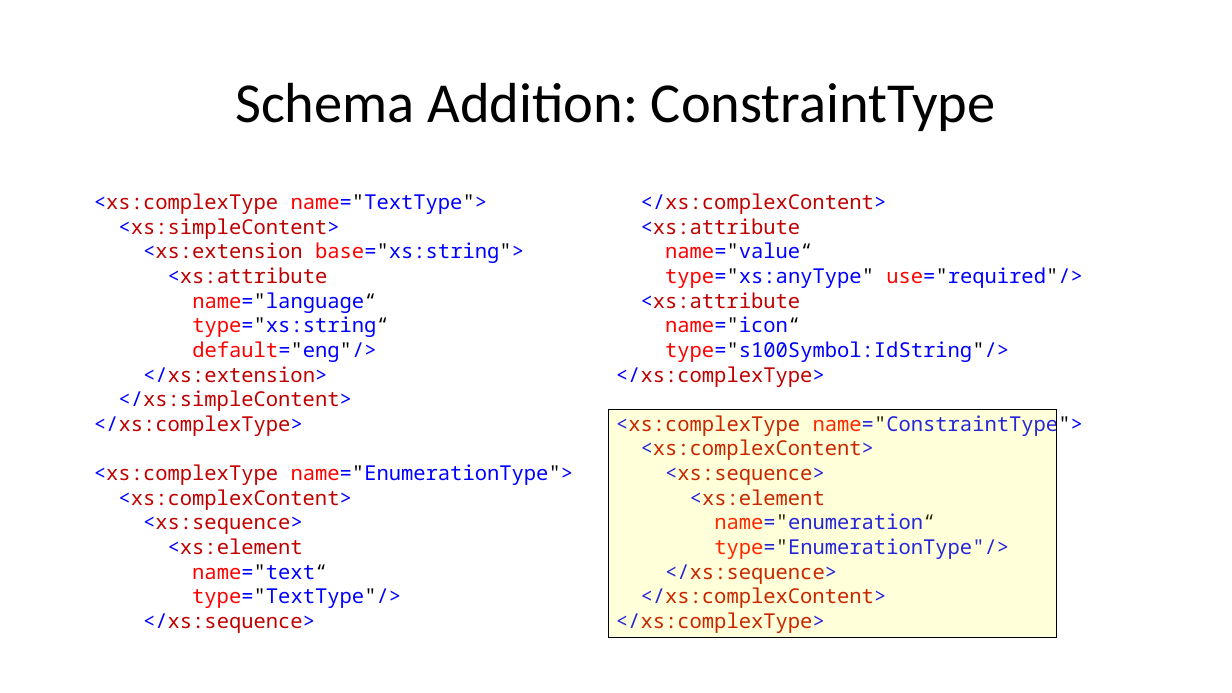
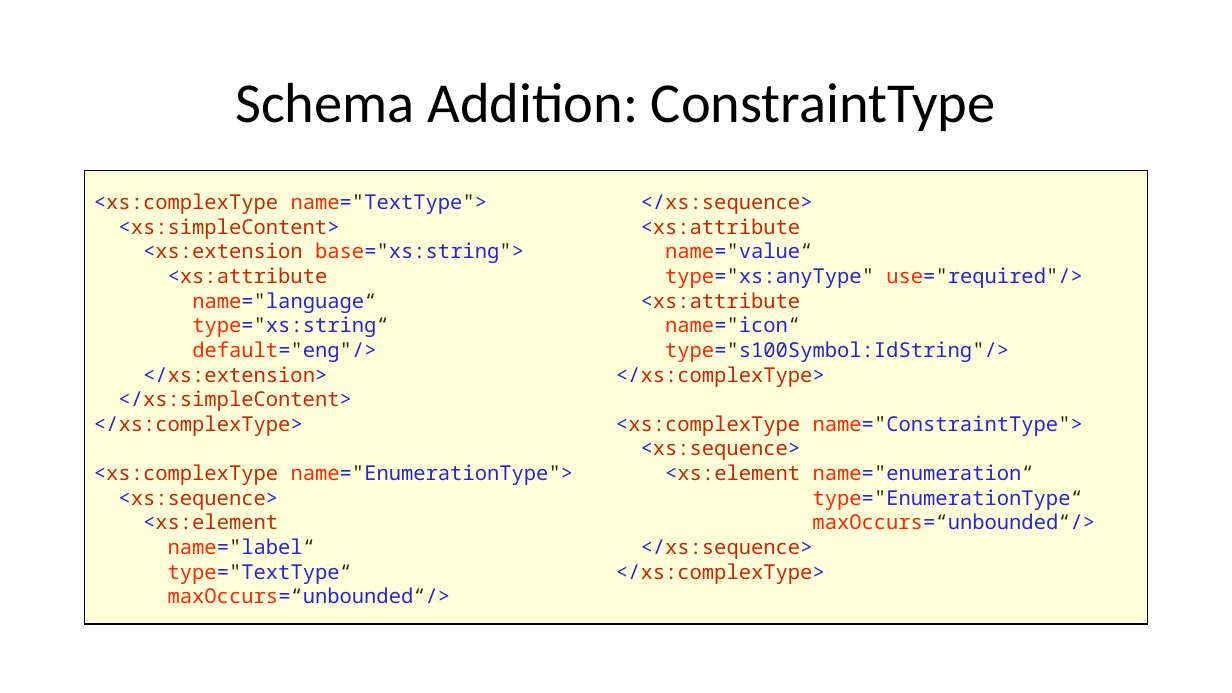
Before and after one commit to IHO-S100WG/TSM8, a slide deck: slide 22 of 6.7 Validation of Portrayal Input/Validation of Portrayal Inputs.pptx. Drawn at 1232x693 pixels with LibreOffice and Linux fonts; fonts in the diff are those of the drawing. Boxes give left, top, right and bottom in pixels: in the first picture for what was removed or moved away, otherwise in the second. Text is boxed around its words. In the diff, an @@ line names an element or a change of style, - is before the commit and + after.

```diff
--- a/6.7 Validation of Portrayal Input/Validation of Portrayal Inputs.pptx
+++ b/6.7 Validation of Portrayal Input/Validation of Portrayal Inputs.pptx
@@ rectangle: place and size @@
-rectangle at bbox=[608, 409, 1056, 638]
+rectangle at bbox=[85, 171, 1148, 625]
@@ text at bbox=[641, 193, 887, 214]: paragraph removed @@
-</xs:complexContent>
@@ text at bbox=[641, 439, 875, 460]: paragraph removed @@
-<xs:complexContent>
@@ text at bbox=[665, 464, 1095, 529]: text changed @@
-<xs:element
-name="enumeration“
-type="EnumerationType"/>
+<xs:element name="enumeration“
+type="EnumerationType“
+maxOccurs=“unbounded“/>
@@ text at bbox=[118, 489, 352, 510]: paragraph removed @@
-<xs:complexContent>
@@ text at bbox=[168, 538, 451, 603]: text changed @@
-name="text“
-type="TextType"/>
+name="label“
+type="TextType“
+maxOccurs=“unbounded“/>
@@ text at bbox=[641, 587, 887, 608]: paragraph removed @@
-</xs:complexContent>
```
Also in this commit, not shown: 3 other slides changed, 1 other file.
